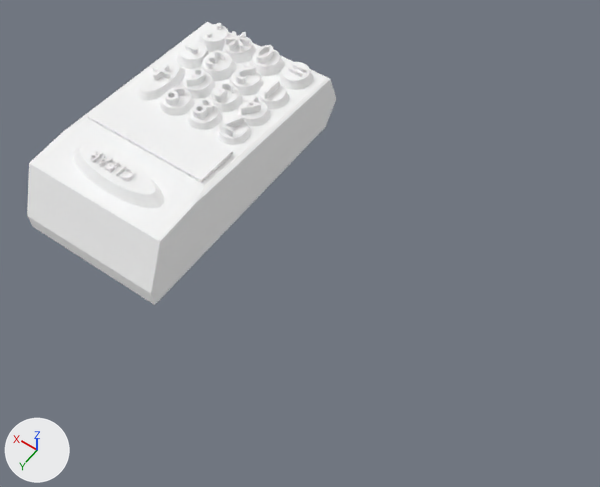
The glTF model 3d-calculator.gltf, before and after one commit.
Camera for both pictures: a camera (50 mm lens) standing at (-5.91, 5.63, 8.55) and looking at (-2.08, 0.27, 0.13). The axes (+X, +Y, +Z) are drawn at lower left. The lights are the same throughout.

The first picture shows 'Instance_but_0', 'Instance_but_but2', 'Instance_but_but6', 'Instance_but_but7', 'Instance_but_but8', 'Instance_but_but9', 'Instance_but_but_clear', 'Instance_but_but_enter', 'Instance_but_but_mov', 'Instance_but_but_plus', 'Instance_calculator_calc', 'Instance_calculator_screen'.
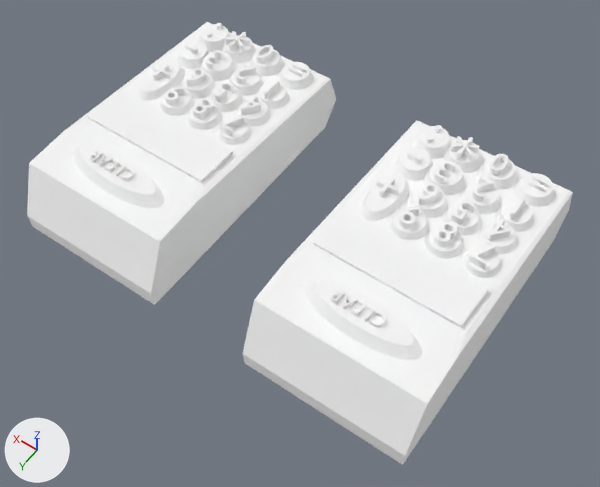
What differs and where, as boxes [x1, y1, x2, y2] in the pictures (600 x 487 px):
'Instance_calculator2_calc', added
    after: [243, 120, 573, 465]
'Instance_calculator2_screen', added
    after: [312, 210, 489, 328]
'Instance_but2_but_clear', added
    after: [303, 280, 422, 360]
'Instance_but2_but_plus', added
    after: [361, 174, 409, 221]
'Instance_but2_but8', added
    after: [424, 222, 464, 259]
'Instance_but2_but7', added
    after: [463, 244, 501, 278]
'Instance_but2_but9', added
    after: [390, 207, 429, 240]
'Instance_but2_but_enter', added
    after: [515, 173, 555, 207]
'Instance_but2_but2', added
    after: [460, 176, 501, 214]
'Instance_but2_but3', added
    after: [424, 161, 465, 196]
'Instance_but2_but6', added
    after: [408, 183, 447, 218]
'Instance_but2_0', added
    after: [478, 154, 517, 189]
'Instance_but2_but_minus', added
    after: [394, 148, 433, 181]
'Instance_but2_but_mov', added
    after: [443, 136, 482, 173]
'Instance_but2_but5', added
    after: [442, 200, 481, 236]
'Instance_but2_but4', added
    after: [479, 218, 517, 254]
'Instance_but2_but_div', added
    after: [413, 125, 452, 159]
'Instance_but2_but1', added
    after: [496, 197, 534, 232]

The edits, one by one:
Object 'Instance_calculator2_screen' (ob_instance_calculator2_screen) is new; it shows me_cube.
Its parent is ob_instance_offset_calculator2.
Its location is (0.00295, 0.484, 0.938).
Its rotation in degrees is (-0.2, 1.2, -1.1).
Object 'Instance_Offset_calculator2' (ob_instance_offset_calculator2) is new.
Its parent is ob_calculator2.
Its location is (0.0, 0.0, 0.0).
Object 'calculator2' (ob_calculator2) is new.
Its location is (-3.611, 0.0, 0.0).
Object 'Instance_calculator2_calc' (ob_instance_calculator2_calc) is new; it shows me_cube_001.
Its parent is ob_instance_offset_calculator2.
Its location is (0.0, 0.0, 1.08).
Its rotation in degrees is (-1.3, -177, 90).
Object 'Instance_but2_but_clear' (ob_instance_but2_but_clear) is new; it shows me_text_018.
Its parent is ob_instance_offset_but2.
Its location is (0.699, 1.086, 1.005).
Its rotation in degrees is (0, 0, 88).
Its scale is (1.0, 1.6, 1.0).
Object 'Instance_Offset_but2' (ob_instance_offset_but2) is new.
Its parent is ob_but2.
Its location is (0.0, 0.0, 0.0).
Object 'but2' (ob_but2) is new.
Its location is (-3.611, 0.0, 0.0).
Object 'Instance_but2_but_plus' (ob_instance_but2_but_plus) is new; it shows me_text_005.
Its parent is ob_instance_offset_but2.
Its location is (0.664, -0.791, 0.984).
Its scale is (0.89, 0.89, 0.89).
Object 'Instance_but2_but_mov' (ob_instance_but2_but_mov) is new; it shows me_text_002.
Its parent is ob_instance_offset_but2.
Its location is (0.214, -1.717, 0.984).
Object 'Instance_but2_but_minus' (ob_instance_but2_but_minus) is new; it shows me_text_004.
Its parent is ob_instance_offset_but2.
Its location is (0.652, -1.239, 0.984).
Object 'Instance_but2_but_enter' (ob_instance_but2_but_enter) is new; it shows me_text_001.
Its parent is ob_instance_offset_but2.
Its location is (-0.779, -1.72, 0.984).
Object 'Instance_but2_but_div' (ob_instance_but2_but_div) is new; it shows me_text_006.
Its parent is ob_instance_offset_but2.
Its location is (0.652, -1.718, 0.984).
Object 'Instance_but2_0' (ob_instance_but2_0) is new; it shows me_text_003.
Its parent is ob_instance_offset_but2.
Its location is (-0.276, -1.717, 0.984).
Object 'Instance_but2_but9' (ob_instance_but2_but9) is new; it shows me_cylinder_007.
Its parent is ob_instance_offset_but2.
Its location is (0.285, -0.212, 0.911).
Object 'Instance_but2_but8' (ob_instance_but2_but8) is new; it shows me_cylinder_003.
Its parent is ob_instance_offset_but2.
Its location is (-0.188, -0.212, 0.911).
Object 'Instance_but2_but7' (ob_instance_but2_but7) is new; it shows me_cylinder_004.
Its parent is ob_instance_offset_but2.
Its location is (-0.682, -0.212, 0.911).
Object 'Instance_but2_but6' (ob_instance_but2_but6) is new; it shows me_cylinder_008.
Its parent is ob_instance_offset_but2.
Its location is (0.285, -0.647, 0.911).
Object 'Instance_but2_but5' (ob_instance_but2_but5) is new; it shows me_cylinder_002.
Its parent is ob_instance_offset_but2.
Its location is (-0.188, -0.646, 0.911).
Object 'Instance_but2_but4' (ob_instance_but2_but4) is new; it shows me_cylinder_005.
Its parent is ob_instance_offset_but2.
Its location is (-0.675, -0.638, 0.911).
Object 'Instance_but2_but3' (ob_instance_but2_but3) is new; it shows me_cylinder_009.
Its parent is ob_instance_offset_but2.
Its location is (0.306, -1.105, 0.911).
Object 'Instance_but2_but2' (ob_instance_but2_but2) is new; it shows me_cylinder_006.
Its parent is ob_instance_offset_but2.
Its location is (-0.209, -1.082, 0.911).
Object 'Instance_but2_but1' (ob_instance_but2_but1) is new; it shows me_cylinder_001.
Its parent is ob_instance_offset_but2.
Its location is (-0.68, -1.057, 0.911).
